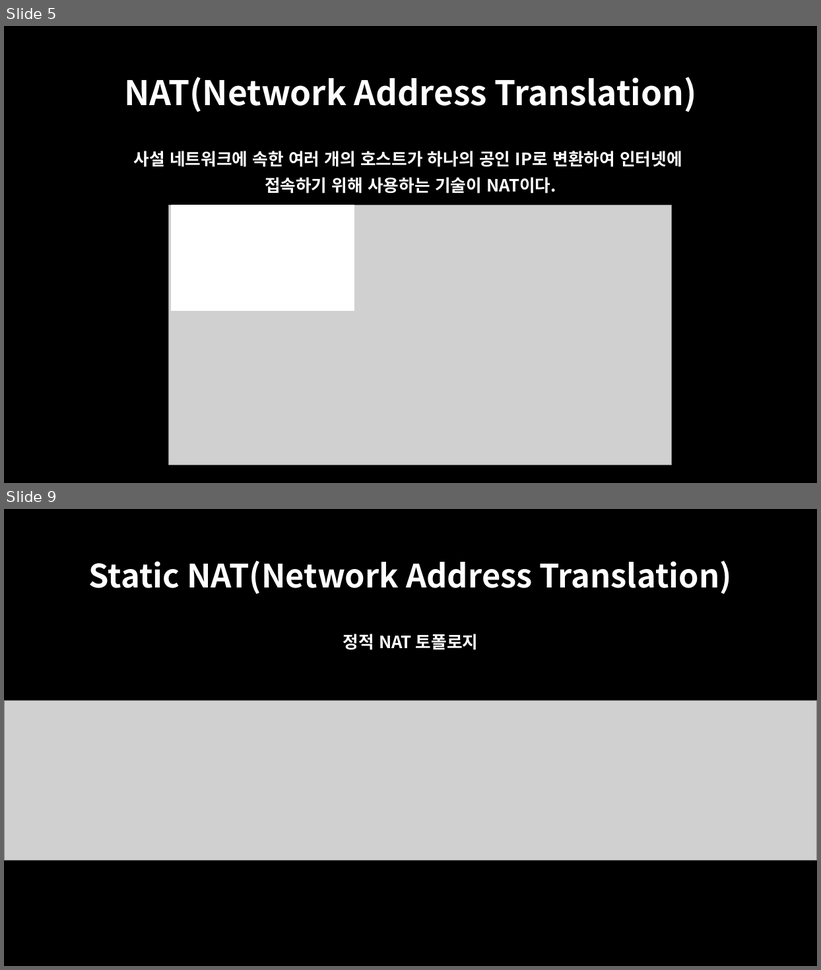
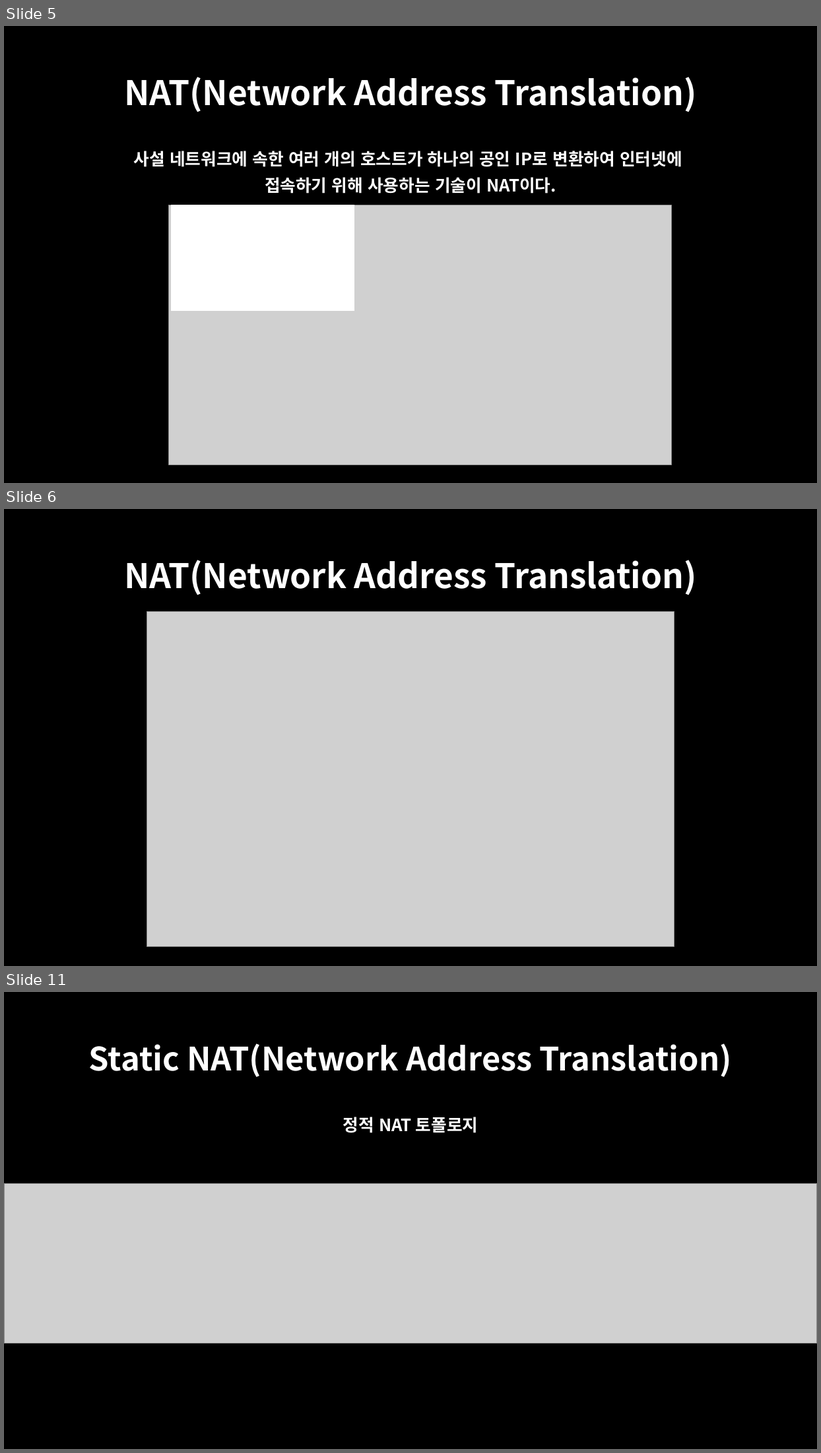
Before and after one commit to oceanwater1234/Network, a slide deck: 11. NAT/Packter Tracer - NAT.pptx. Shown one above the other, each under a label of ours: slides 5 and 9 before the commit, slides 5, 6 and 11 after it; the slides between them are not shown. The pictures are 821x970 and 821x1453 pixels, drawn with LibreOffice and Linux fonts; fonts in the diff are those of the drawing; grey boxes stand for pictures. Boxes give left, top, right and bottom in pixels: in the first picture for what was removed or moved away, otherwise in the second. Text is boxed around its words. In the diff, an @@ line names an element or a change of style, - is before the commit and + after.

```diff
--- a/11. NAT/Packter Tracer - NAT.pptx
+++ b/11. NAT/Packter Tracer - NAT.pptx
@@ slide 6 added at (x1=4, y1=509, x2=817, y2=966), background #000000 @@
@@ title added at (x1=124, y1=560, x2=697, y2=595), 40 pt, text #FFFFFF, bold @@
+NAT(Network Address Translation)
@@ picture added at (x1=147, y1=611, x2=675, y2=948) @@
@@ what was slide 9 is now slide 11 @@
```
Also in this commit, not shown: 4 slides changed, 1 other slide added, 2 other files.
